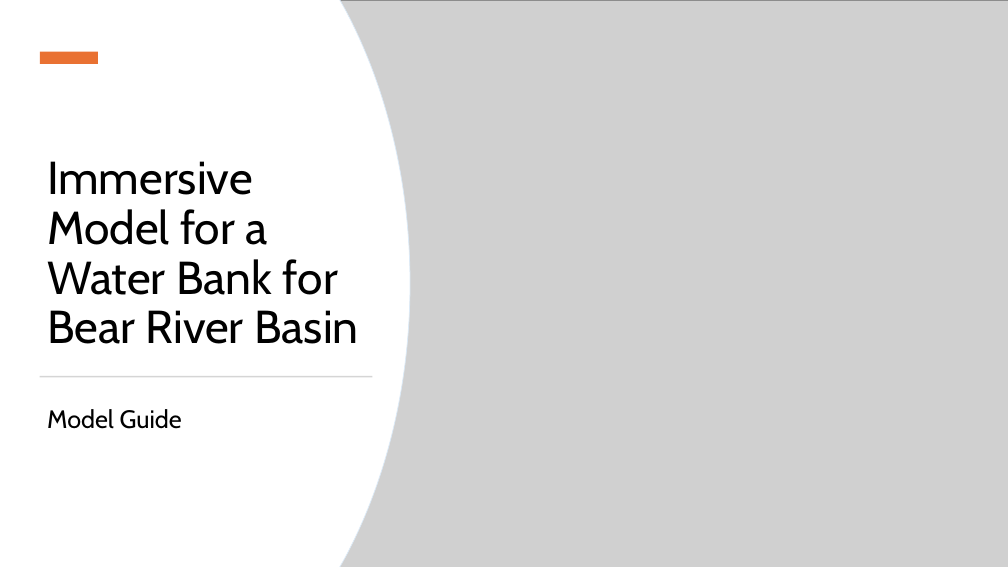
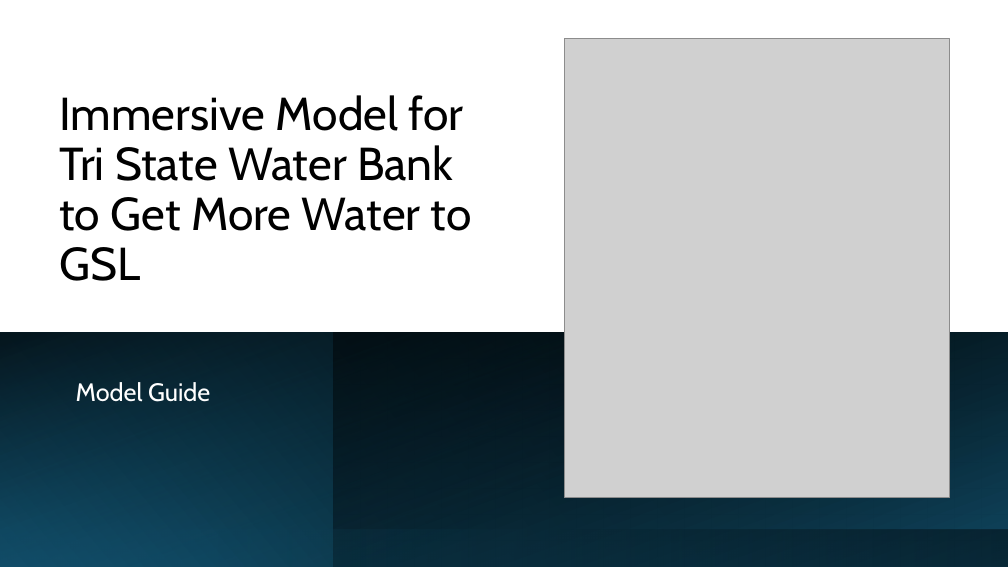
Before and after one commit to HaadiaBaig/BearRiverWaterBank, a slide deck: slide 1 of Session Guide/IntroPresentation.pptx. Drawn at 1008x567 pixels with LibreOffice and Linux fonts; fonts in the diff are those of the drawing; grey boxes stand for pictures. Boxes give left, top, right and bottom in pixels: in the first picture for what was removed or moved away, otherwise in the second. Text is boxed around its words. In the diff, an @@ line names an element or a change of style, - is before the commit and + after.

```diff
--- a/Session Guide/IntroPresentation.pptx
+++ b/Session Guide/IntroPresentation.pptx
@@ freeform shape removed at [0, 0, 410, 567] @@
@@ freeform shape removed at [0, 0, 409, 567] @@
@@ picture removed at [340, 0, 1008, 567] @@
@@ rectangle removed at [40, 52, 98, 64] @@
@@ picture added at [564, 39, 950, 498] @@
@@ title at [60, 95, 472, 281]: text changed @@
-Immersive Model for a Water Bank for Bear River Basin
+Immersive Model for Tri State Water Bank to Get More Water to GSL
@@ rectangle added at [0, 333, 1008, 567], fill gradient #156082 to #000000 @@
@@ rectangle added at [0, 333, 1008, 567], fill gradient #0B3041 to #000000 @@
@@ rectangle added at [334, 333, 1008, 567], fill gradient #000000 to #104862 @@
@@ rectangle removed at [40, 376, 373, 377] @@
@@ subtitle "Model Guide": place and size @@
-subtitle "Model Guide" at [47, 409, 182, 429]
+subtitle "Model Guide" at [76, 382, 210, 402]
@@ subtitle "Model Guide" at [76, 382, 210, 402]: text colour #000000 to #FFFFFF @@
@@ rectangle added at [0, 529, 1008, 567], fill gradient #000000 to #104862 @@
```
Also in this commit, not shown: 2 other slides changed, 2 slides added, 1 slide removed.
